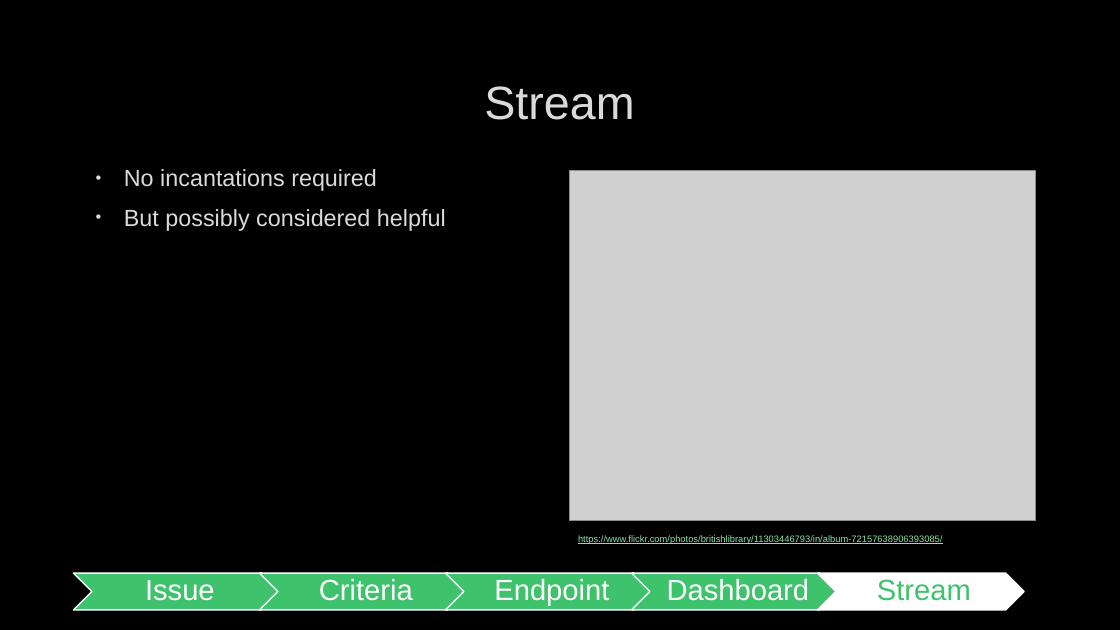
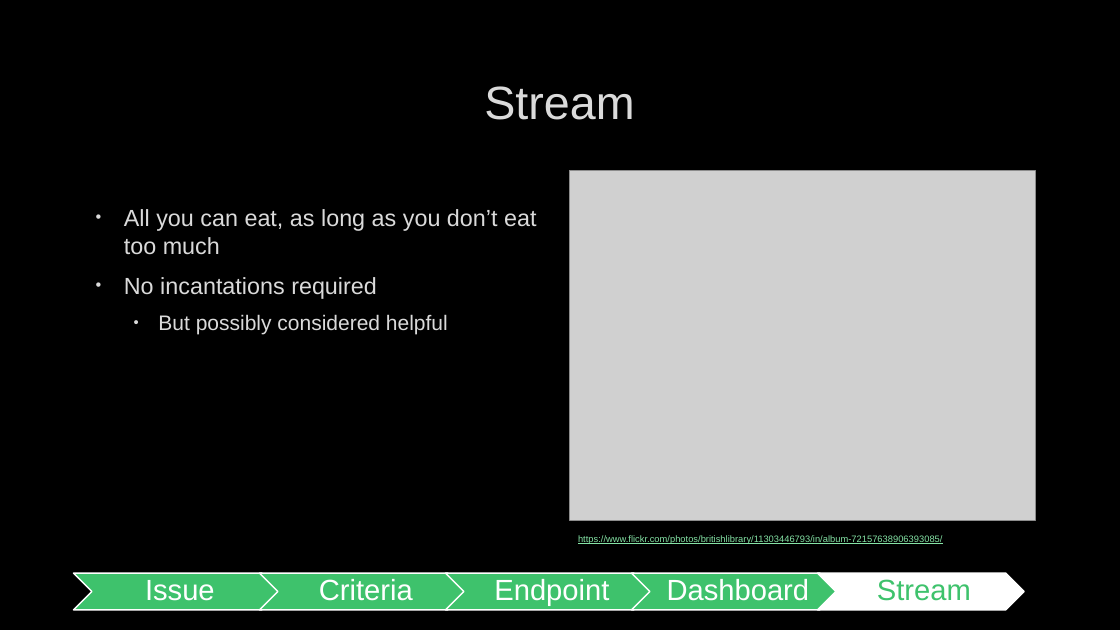
Before and after one commit to billinkc/presentations, a slide deck: slide 11 of RealTimeMonitoringWithPowerBi/Real Time Monitoring with Power BI.pptx (slide 10 before the commit). Drawn at 1120x630 pixels with LibreOffice and Linux fonts; fonts in the diff are those of the drawing; grey boxes stand for pictures; background and template pictures are left out. Boxes give left, top, right and bottom in pixels: in the first picture for what was removed or moved away, otherwise in the second. Text is boxed around its words. In the diff, an @@ line names an element or a change of style, - is before the commit and + after.

```diff
--- a/RealTimeMonitoringWithPowerBi/Real Time Monitoring with Power BI.pptx
+++ b/RealTimeMonitoringWithPowerBi/Real Time Monitoring with Power BI.pptx
@@ text at <box>124,209,536,255</box>: paragraph added @@
+• All you can eat, as long as you don’t eat too much
@@ text at <box>158,314,448,335</box>: size 20 to 18 pt in "But possibly considered helpful"; list level 1 to 2 in "But possibly considered helpful" @@
```
Also in this commit, not shown: 4 other slides changed, 3 slides added, 1 slide removed, 7 other files.
